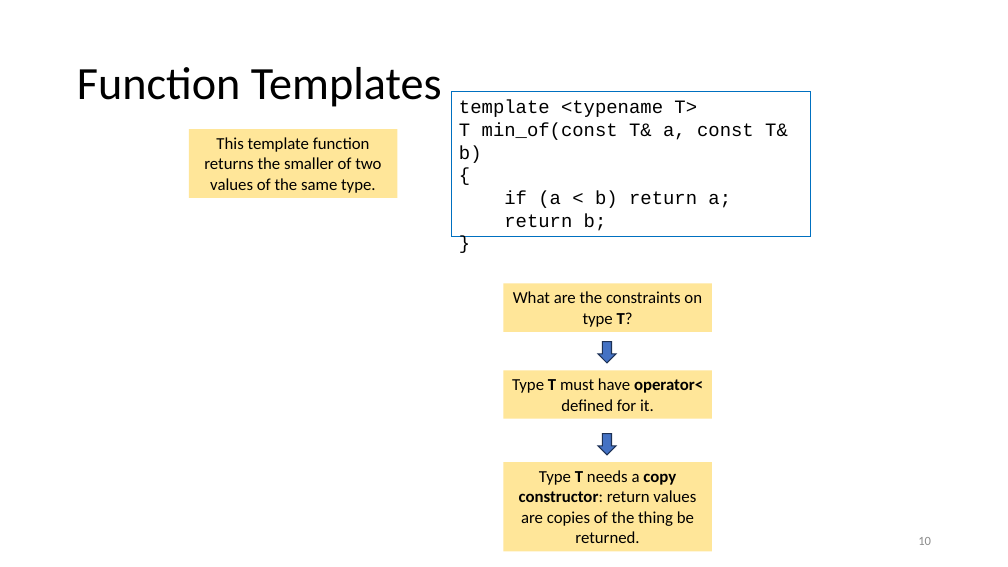
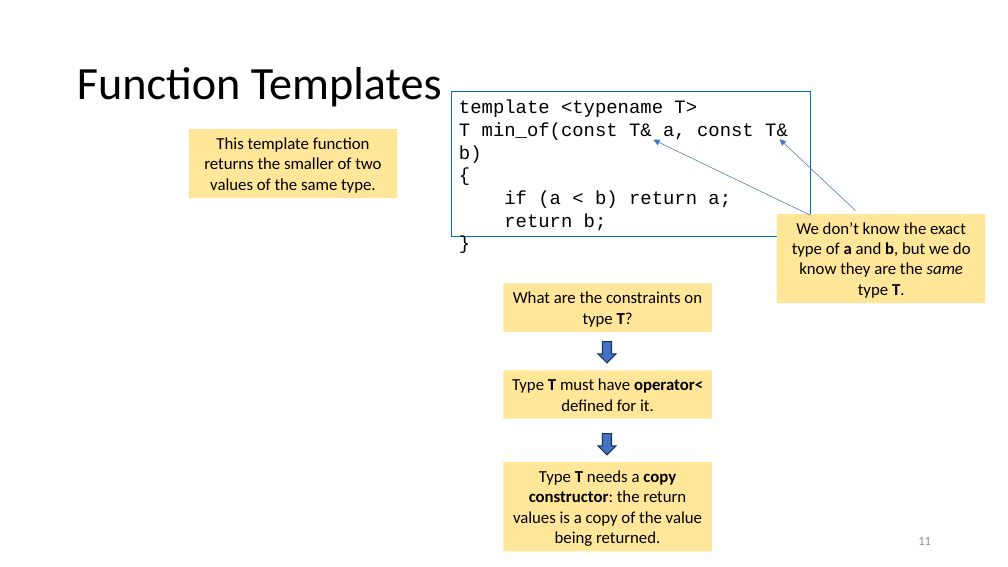
Before and after one commit to tjd1234/cmpt135spring2024, a slide deck: slide 11 of sample_code/week14/week14_cmpt135.pptx (slide 10 before the commit). Drawn at 1008x567 pixels with LibreOffice and Linux fonts; fonts in the diff are those of the drawing. Boxes give left, top, right and bottom in pixels: in the first picture for what was removed or moved away, otherwise in the second. Text is boxed around its words. In the diff, an @@ line names an element or a change of style, - is before the commit and + after.

```diff
--- a/sample_code/week14/week14_cmpt135.pptx
+++ b/sample_code/week14/week14_cmpt135.pptx
@@ arrow added from (811, 216) to (653, 140), #4472C4 0.5 pt @@
@@ arrow added from (855, 210) to (780, 139), #4472C4 0.5 pt @@
@@ rectangle added at (x1=777, y1=214, x2=986, y2=303), fill #FFE699, 16 pt, text #000000 @@
+We don’t know the exact type of a and b, but we do know they are the same type T.
@@ text in rectangle at (x1=513, y1=470, x2=702, y2=546): text changed @@
-Type T needs a copy constructor: return values are copies of the thing be returned.
+Type T needs a copy constructor: the return values is a copy of the value being returned.
@@ page number at (x1=918, y1=537, x2=931, y2=545): text changed @@
-10
+11
```
Also in this commit, not shown: 8 other slides changed, 2 slides added, 2 other files.
